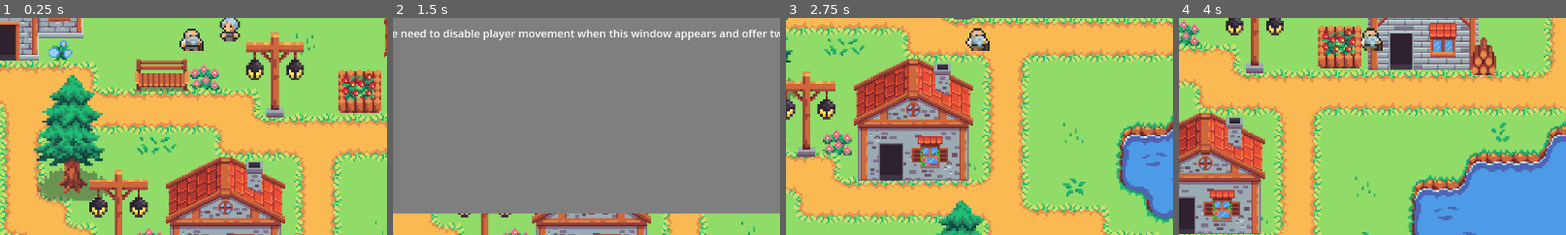
Above: before the commit, frames 1-4 (left to right).
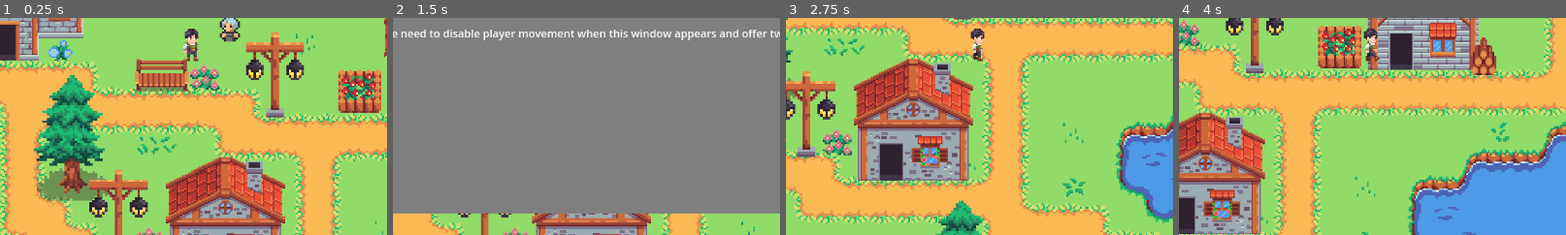
Above: after the commit, the same moments.

Repository: Sakesh-A/Game-Jam-Repo
Game: Godot game, scene res://scenes/game.tscn
Same seed, same stepped clock (60 frames per second), same inputs: the game is played once before the commit and once after it.
Inputs (mouse positions are % of the whole screen's width and height, from its top left):
- Up to frame 1 (0.25 s): no input
- Up to frame 2 (1.5 s): click (60, 15) at 0.52 s; type "12" at 0.6 s; click (63, 34) at 0.75 s; type "12" at 0.83 s; hold Right (ui_right) from 1.28 s (still down); tap Space (interact) at 1.35 s
- Up to frame 3 (2.75 s): release Right (ui_right) at 2.03 s; hold Down (ui_down) from 2.03 s (still down); tap Space (interact) at 2.1 s
- Up to frame 4 (4 s): release Down (ui_down) at 2.78 s; hold Right (ui_right) 2.78-3.53 s; tap Space (interact) at 2.85, 3.6 s; hold Up (ui_up) from 3.53 s (still down)
The pictures show only the part of the screen within x 25-75%, y 44-94%; the shares and areas given below are measured in that part.

The runs differ from the first frame. In frame 1, 0.6% of the frame differs, in the area x 46-53%, y 4-21%; in frame 2, nothing differs; in frame 3, 0.6%; in frame 4, 0.6%.

Commit message:
old man to young man

Diff:
--- a/project.godot
+++ b/project.godot
@@ -12,7 +12,7 @@
 
 config/name="Game Jam"
 run/main_scene="uid://cmisf2swqak7u"
-config/features=PackedStringArray("4.3", "Forward Plus")
+config/features=PackedStringArray("4.4", "Forward Plus")
 config/icon="res://icon.svg"
 
 [dotnet]
--- a/scenes/player.tscn
+++ b/scenes/player.tscn
@@ -1,54 +1,59 @@
-[gd_scene load_steps=15 format=3 uid="uid://d2jxw073qk3kf"]
+[gd_scene load_steps=17 format=3 uid="uid://d2jxw073qk3kf"]
 
-[ext_resource type="Texture2D" uid="uid://cxlgxpbtiqygo" path="res://assets/sprites/player.png" id="1_3vyb7"]
 [ext_resource type="Script" uid="uid://cq1ljm2b0151b" path="res://scripts/player.gd" id="1_g2els"]
-
-[sub_resource type="AtlasTexture" id="AtlasTexture_g2els"]
-atlas = ExtResource("1_3vyb7")
-region = Rect2(0, 0, 32, 32)
+[ext_resource type="Texture2D" uid="uid://cgdgyl6y02ihl" path="res://assets/sprites/Villager001-Sheet.png" id="2_g2els"]
 
 [sub_resource type="AtlasTexture" id="AtlasTexture_qhqgy"]
-atlas = ExtResource("1_3vyb7")
-region = Rect2(32, 0, 32, 32)
+atlas = ExtResource("2_g2els")
+region = Rect2(0, 0, 54, 64)
 
 [sub_resource type="AtlasTexture" id="AtlasTexture_dqkch"]
-atlas = ExtResource("1_3vyb7")
-region = Rect2(64, 0, 32, 32)
+atlas = ExtResource("2_g2els")
+region = Rect2(54, 0, 54, 64)
 
 [sub_resource type="AtlasTexture" id="AtlasTexture_qlg0r"]
-atlas = ExtResource("1_3vyb7")
-region = Rect2(96, 0, 32, 32)
+atlas = ExtResource("2_g2els")
+region = Rect2(108, 0, 54, 64)
 
 [sub_resource type="AtlasTexture" id="AtlasTexture_tuyoq"]
-atlas = ExtResource("1_3vyb7")
-region = Rect2(0, 32, 32, 32)
+atlas = ExtResource("2_g2els")
+region = Rect2(162, 0, 54, 64)
 
 [sub_resource type="AtlasTexture" id="AtlasTexture_fjrip"]
-atlas = ExtResource("1_3vyb7")
-region = Rect2(32, 32, 32, 32)
+atlas = ExtResource("2_g2els")
+region = Rect2(0, 64, 54, 64)
 
 [sub_resource type="AtlasTexture" id="AtlasTexture_smehm"]
-atlas = ExtResource("1_3vyb7")
-region = Rect2(64, 32, 32, 32)
+atlas = ExtResource("2_g2els")
+region = Rect2(54, 64, 54, 64)
 
 [sub_resource type="AtlasTexture" id="AtlasTexture_ur7pv"]
-atlas = ExtResource("1_3vyb7")
-region = Rect2(96, 32, 32, 32)
+atlas = ExtResource("2_g2els")
+region = Rect2(108, 64, 54, 64)
 
 [sub_resource type="AtlasTexture" id="AtlasTexture_y4r1p"]
-atlas = ExtResource("1_3vyb7")
-region = Rect2(128, 32, 32, 32)
+atlas = ExtResource("2_g2els")
+region = Rect2(162, 64, 54, 64)
 
 [sub_resource type="AtlasTexture" id="AtlasTexture_d2wvv"]
-atlas = ExtResource("1_3vyb7")
-region = Rect2(160, 32, 32, 32)
+atlas = ExtResource("2_g2els")
+region = Rect2(216, 64, 54, 64)
+
+[sub_resource type="AtlasTexture" id="AtlasTexture_3v2ag"]
+atlas = ExtResource("2_g2els")
+region = Rect2(270, 64, 54, 64)
+
+[sub_resource type="AtlasTexture" id="AtlasTexture_jej6c"]
+atlas = ExtResource("2_g2els")
+region = Rect2(324, 64, 54, 64)
+
+[sub_resource type="AtlasTexture" id="AtlasTexture_f1ej7"]
+atlas = ExtResource("2_g2els")
+region = Rect2(378, 64, 54, 64)
 
 [sub_resource type="SpriteFrames" id="SpriteFrames_3v2ag"]
 animations = [{
 "frames": [{
-"duration": 1.0,
-"texture": SubResource("AtlasTexture_g2els")
-}, {
 "duration": 1.0,
 "texture": SubResource("AtlasTexture_qhqgy")
 }, {
@@ -57,15 +62,15 @@
 }, {
 "duration": 1.0,
 "texture": SubResource("AtlasTexture_qlg0r")
+}, {
+"duration": 1.0,
+"texture": SubResource("AtlasTexture_tuyoq")
 }],
 "loop": true,
 "name": &"idle",
 "speed": 5.0
 }, {
 "frames": [{
-"duration": 1.0,
-"texture": SubResource("AtlasTexture_tuyoq")
-}, {
 "duration": 1.0,
 "texture": SubResource("AtlasTexture_fjrip")
 }, {
@@ -80,6 +85,15 @@
 }, {
 "duration": 1.0,
 "texture": SubResource("AtlasTexture_d2wvv")
+}, {
+"duration": 1.0,
+"texture": SubResource("AtlasTexture_3v2ag")
+}, {
+"duration": 1.0,
+"texture": SubResource("AtlasTexture_jej6c")
+}, {
+"duration": 1.0,
+"texture": SubResource("AtlasTexture_f1ej7")
 }],
 "loop": true,
 "name": &"walk",
@@ -93,9 +107,10 @@
 script = ExtResource("1_g2els")
 
 [node name="AnimatedSprite2D" type="AnimatedSprite2D" parent="."]
-scale = Vector2(6, 6)
+position = Vector2(16, 32)
+scale = Vector2(5, 4)
 sprite_frames = SubResource("SpriteFrames_3v2ag")
-animation = &"idle"
+animation = &"walk"
 offset = Vector2(0, -12.5)
 
 [node name="CollisionShape2D2" type="CollisionShape2D" parent="."]
Not shown: 1 places in scenes/chicken.tscn that only renumber resources
Not shown: 1 places in scenes/farmer.tscn that only renumber resources
Not shown: 1 places in scenes/game.tscn that only renumber resources
